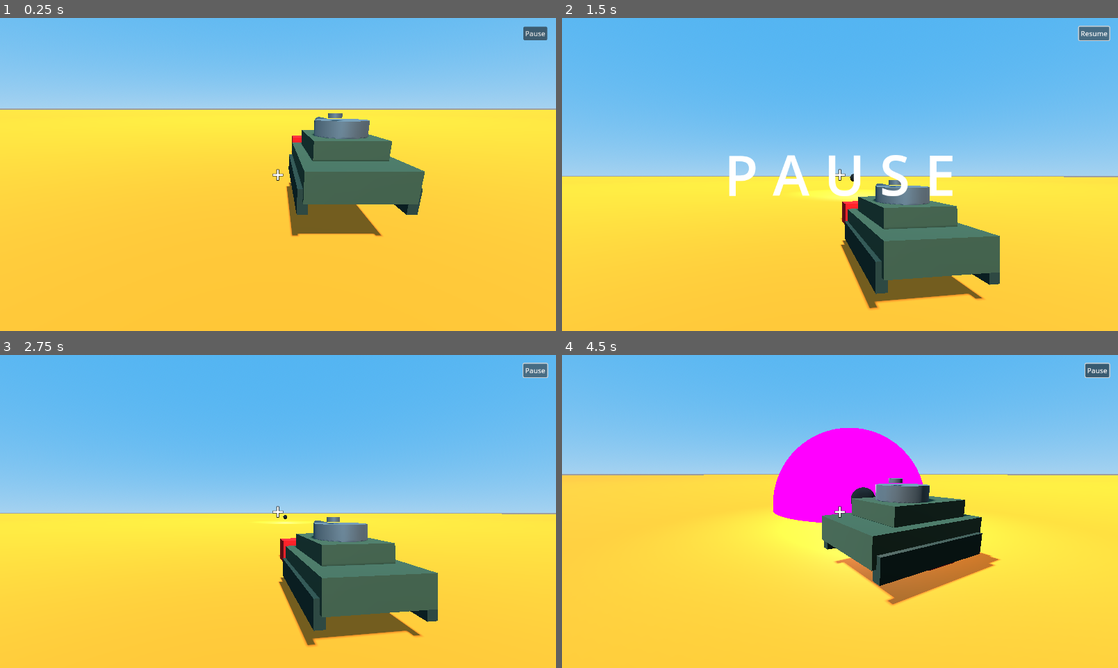
Above: before the commit, frames 1-4 (two rows, left to right).
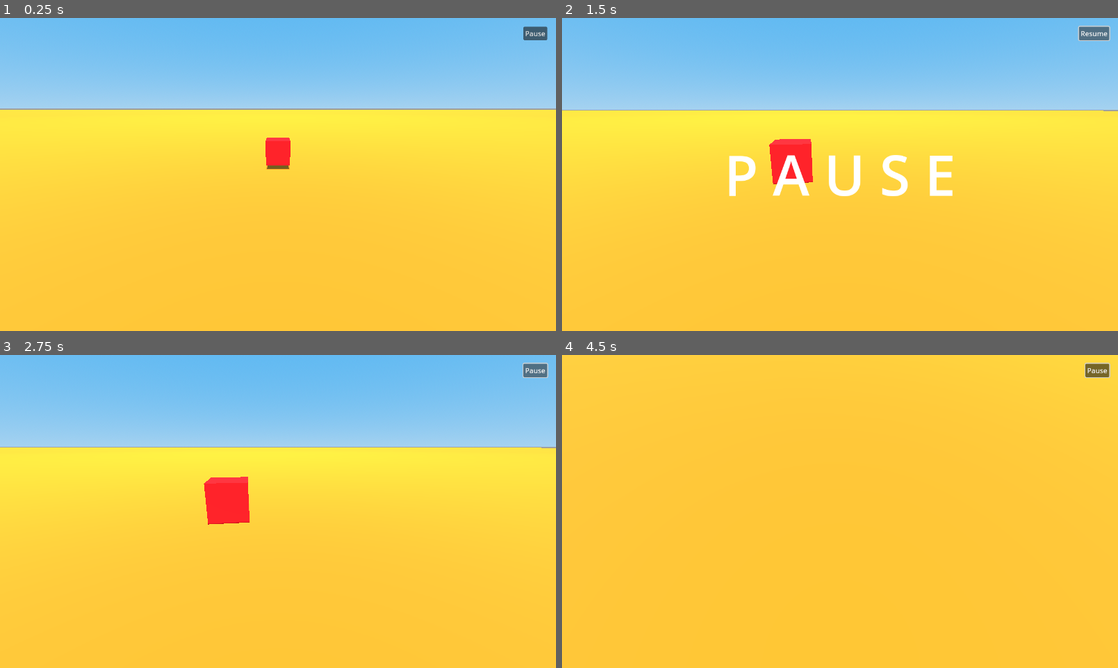
Above: after the commit, the same moments.

Repository: LeanEntropy/Godot_3D_base_template
Game: Godot game, scene res://main.tscn
Two runs of this game, one before a commit and one after it. Both use one fixed random seed, a clock stepped at 60 frames per second and the inputs below.
Inputs (mouse positions are in pixels of both pictures, inside the frame that each line leads up to):
- Up to frame 1 (0.25 s): no input
- Up to frame 2 (1.5 s): tap Enter at 0.5 s; move the mouse to (867, 174) at 0.52 s; hold W (forward) 0.53-1.25 s; tap Mouse wheel up (zoom_in) at 0.6 s; click (867, 174) at 0.67 s; click "Pause" at 1.25 s
- Up to frame 3 (2.75 s): click "Resume" at 2 s
- Up to frame 4 (4.5 s): move the mouse to (812, 511) at 2.77 s; hold W (forward) from 2.78 s (still down); tap Mouse wheel down (zoom_out) at 2.85 s; move the mouse to (851, 505) at 3.52 s; tap T at 3.6 s; move the mouse to (834, 517) at 4.27 s; tap Mouse wheel up (zoom_in) at 4.35 s; click (834, 517) at 4.42 s

The runs differ from the first frame. In frame 1, 7.3% of the frame differs, in the area x 47-77%, y 30-70%; in frame 2, 51%; in frame 3, 53%; in frame 4, 63%, in the area x 0-100%, y 0-80%.

Commit message:
Bugfix: The Tank's barrel was visible in a few other modes as well. Fixed.

Diff:
--- a/code/player_controllers/first_person_controller.gd
+++ b/code/player_controllers/first_person_controller.gd
@@ -29,8 +29,6 @@
 var selection_ring: MeshInstance3D
 var tank_hull: MeshInstance3D
 var turret: Node3D
-var turret_mesh: MeshInstance3D
-var tank_gun_barrel: MeshInstance3D
 
 # Configuration values (loaded from GameConfig)
 var mouse_sensitivity: float
@@ -61,9 +59,7 @@
 	player_mesh = player.get_node("PlayerMesh")
 	selection_ring = player.get_node("SelectionRing")
 	turret = player.get_node("Turret")
-	turret_mesh = turret.get_node("TurretMesh")
 	tank_hull = player.get_node("TankHull")
-	tank_gun_barrel = turret.get_node("TankGunBarrel")
 
 	# Load configuration
 	mouse_sensitivity = GameConfig.mouse_sensitivity
@@ -80,9 +76,8 @@
 	# Setup visuals (hide player mesh - FPS standard, hide tank parts)
 	if player_mesh: player_mesh.hide()  # Intentional: FPS mode hides body (weapon model to be added)
 	if selection_ring: selection_ring.hide()
-	if turret_mesh: turret_mesh.hide()
 	if tank_hull: tank_hull.hide()
-	if tank_gun_barrel: tank_gun_barrel.hide()
+	if turret: turret.hide()  # Hide entire turret node (includes barrel and all tank turret components)
 
 	Logger.info("FirstPersonController: Player mesh hidden (FPS standard)")
 	Logger.info("FirstPersonController initialized successfully")
--- a/code/player_controllers/free_camera_controller.gd
+++ b/code/player_controllers/free_camera_controller.gd
@@ -35,8 +35,6 @@
 var selection_ring: MeshInstance3D
 var tank_hull: MeshInstance3D
 var turret: Node3D
-var turret_mesh: MeshInstance3D
-var tank_gun_barrel: MeshInstance3D
 
 # Configuration values (loaded from GameConfig)
 var camera_speed: float
@@ -74,9 +72,7 @@
 	player_mesh = player.get_node("PlayerMesh")
 	selection_ring = player.get_node("SelectionRing")
 	turret = player.get_node("Turret")
-	turret_mesh = turret.get_node("TurretMesh")
 	tank_hull = player.get_node("TankHull")
-	tank_gun_barrel = turret.get_node("TankGunBarrel")
 
 	# Load configuration
 	camera_speed = GameConfig.camera_speed
@@ -98,9 +94,8 @@
 	# Setup visuals (show player mesh, hide tank parts)
 	if player_mesh: player_mesh.show()
 	if selection_ring: selection_ring.hide()  # Show when selected
-	if turret_mesh: turret_mesh.hide()
 	if tank_hull: tank_hull.hide()
-	if tank_gun_barrel: tank_gun_barrel.hide()
+	if turret: turret.hide()  # Hide entire turret node (includes barrel and all tank turret components)
 
 	Logger.info("FreeCameraController initialized successfully")
 
--- a/code/player_controllers/isometric_controller.gd
+++ b/code/player_controllers/isometric_controller.gd
@@ -34,8 +34,6 @@
 var selection_ring: MeshInstance3D
 var tank_hull: MeshInstance3D
 var turret: Node3D
-var turret_mesh: MeshInstance3D
-var tank_gun_barrel: MeshInstance3D
 
 # Configuration values (loaded from GameConfig)
 var movement_speed: float
@@ -71,9 +69,7 @@
 	player_mesh = player.get_node("PlayerMesh")
 	selection_ring = player.get_node("SelectionRing")
 	turret = player.get_node("Turret")
-	turret_mesh = turret.get_node("TurretMesh")
 	tank_hull = player.get_node("TankHull")
-	tank_gun_barrel = turret.get_node("TankGunBarrel")
 
 	# Load configuration
 	movement_speed = GameConfig.speed
@@ -95,9 +91,8 @@
 	# Setup visuals (show player mesh and selection ring, hide tank parts)
 	if player_mesh: player_mesh.show()
 	if selection_ring: selection_ring.show()  # Always visible in isometric mode
-	if turret_mesh: turret_mesh.hide()
 	if tank_hull: tank_hull.hide()
-	if tank_gun_barrel: tank_gun_barrel.hide()
+	if turret: turret.hide()  # Hide entire turret node (includes barrel and all tank turret components)
 
 	Logger.info("IsometricController initialized successfully")
 
--- a/code/player_controllers/over_the_shoulder_controller.gd
+++ b/code/player_controllers/over_the_shoulder_controller.gd
@@ -29,8 +29,6 @@
 var selection_ring: MeshInstance3D
 var tank_hull: MeshInstance3D
 var turret: Node3D
-var turret_mesh: MeshInstance3D
-var tank_gun_barrel: MeshInstance3D
 
 # Configuration values (loaded from GameConfig)
 var mouse_sensitivity: float
@@ -61,9 +59,7 @@
 	player_mesh = player.get_node("PlayerMesh")
 	selection_ring = player.get_node("SelectionRing")
 	turret = player.get_node("Turret")
-	turret_mesh = turret.get_node("TurretMesh")
 	tank_hull = player.get_node("TankHull")
-	tank_gun_barrel = turret.get_node("TankGunBarrel")
 
 	# Load configuration
 	mouse_sensitivity = GameConfig.mouse_sensitivity
@@ -80,9 +76,8 @@
 	# Setup visuals (show player mesh, hide tank parts)
 	if player_mesh: player_mesh.show()
 	if selection_ring: selection_ring.hide()
-	if turret_mesh: turret_mesh.hide()
 	if tank_hull: tank_hull.hide()
-	if tank_gun_barrel: tank_gun_barrel.hide()
+	if turret: turret.hide()  # Hide entire turret node (includes barrel and all tank turret components)
 
 	Logger.info("OverTheShoulderController initialized successfully")
 
--- a/code/player_controllers/tank_controller.gd
+++ b/code/player_controllers/tank_controller.gd
@@ -173,6 +173,7 @@
 	# Visuals
 	player_mesh.hide()
 	tank_hull.show()
+	turret.show()  # Show turret node (includes all turret components and barrel)
 
 	# Hide selection ring in tank mode
 	var selection_ring = player.get_node_or_null("SelectionRing")
--- a/code/player_controllers/third_person_controller.gd
+++ b/code/player_controllers/third_person_controller.gd
@@ -29,8 +29,6 @@
 var selection_ring: MeshInstance3D
 var tank_hull: MeshInstance3D
 var turret: Node3D
-var turret_mesh: MeshInstance3D
-var tank_gun_barrel: MeshInstance3D
 
 # Configuration values (loaded from GameConfig)
 var mouse_sensitivity: float
@@ -61,9 +59,7 @@
 	player_mesh = player.get_node("PlayerMesh")
 	selection_ring = player.get_node("SelectionRing")
 	turret = player.get_node("Turret")
-	turret_mesh = turret.get_node("TurretMesh")
 	tank_hull = player.get_node("TankHull")
-	tank_gun_barrel = turret.get_node("TankGunBarrel")
 
 	# Load configuration
 	mouse_sensitivity = GameConfig.mouse_sensitivity
@@ -80,9 +76,8 @@
 	# Setup visuals (show player mesh, hide tank parts)
 	if player_mesh: player_mesh.show()
 	if selection_ring: selection_ring.hide()
-	if turret_mesh: turret_mesh.hide()
 	if tank_hull: tank_hull.hide()
-	if tank_gun_barrel: tank_gun_barrel.hide()
+	if turret: turret.hide()  # Hide entire turret node (includes barrel and all tank turret components)
 
 	Logger.info("ThirdPersonController initialized successfully")
 
--- a/code/player_controllers/top_down_controller.gd
+++ b/code/player_controllers/top_down_controller.gd
@@ -32,8 +32,6 @@
 var selection_ring: MeshInstance3D
 var tank_hull: MeshInstance3D
 var turret: Node3D
-var turret_mesh: MeshInstance3D
-var tank_gun_barrel: MeshInstance3D
 
 # Configuration values (loaded from GameConfig)
 var movement_speed: float
@@ -67,9 +65,7 @@
 	player_mesh = player.get_node("PlayerMesh")
 	selection_ring = player.get_node("SelectionRing")
 	turret = player.get_node("Turret")
-	turret_mesh = turret.get_node("TurretMesh")
 	tank_hull = player.get_node("TankHull")
-	tank_gun_barrel = turret.get_node("TankGunBarrel")
 
 	# Load configuration
 	movement_speed = GameConfig.speed
@@ -91,9 +87,8 @@
 	# Setup visuals (show player mesh, hide tank parts)
 	if player_mesh: player_mesh.show()
 	if selection_ring: selection_ring.hide()
-	if turret_mesh: turret_mesh.hide()
 	if tank_hull: tank_hull.hide()
-	if tank_gun_barrel: tank_gun_barrel.hide()
+	if turret: turret.hide()  # Hide entire turret node (includes barrel and all tank turret components)
 
 	Logger.info("TopDownController initialized successfully")
 
--- a/game_config.cfg
+++ b/game_config.cfg
@@ -4,7 +4,7 @@
 ; Available modes: first_person, third_person_follow, over_the_shoulder, top_down, isometric, free_camera, fixed_camera, tank
 [camera]
 
-control_mode = "tank"
+control_mode = "first_person"
 
 [controls]
 ; Define the keys used to pause the game. Key names can be found in Godot's documentation.
